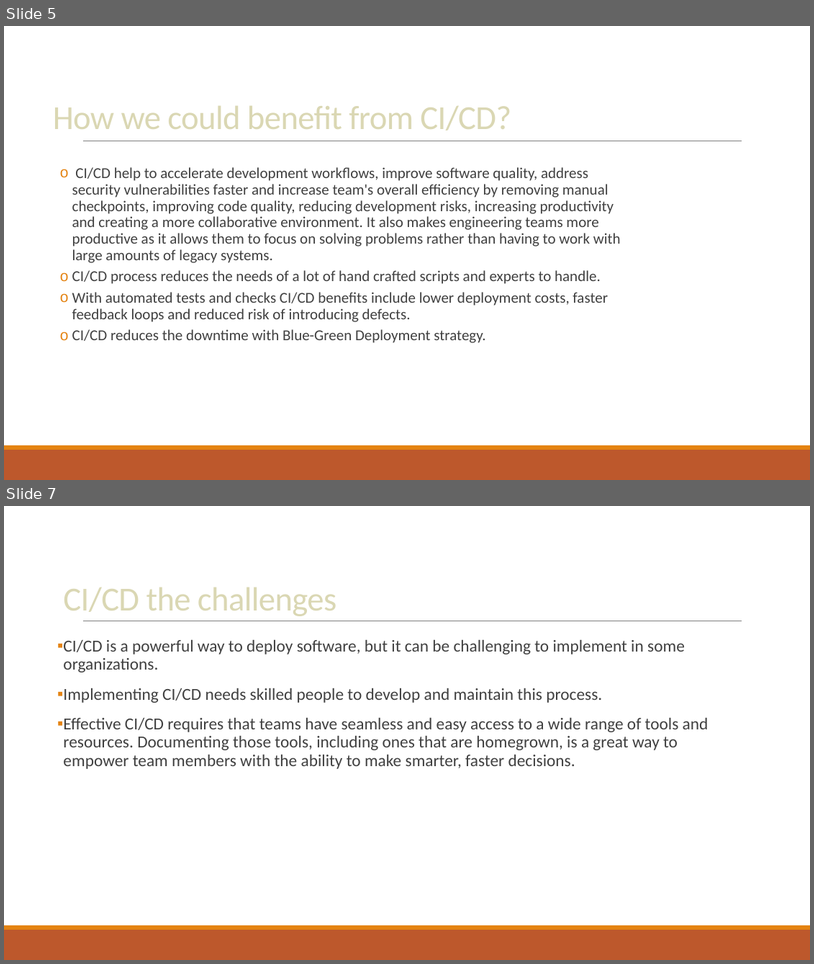
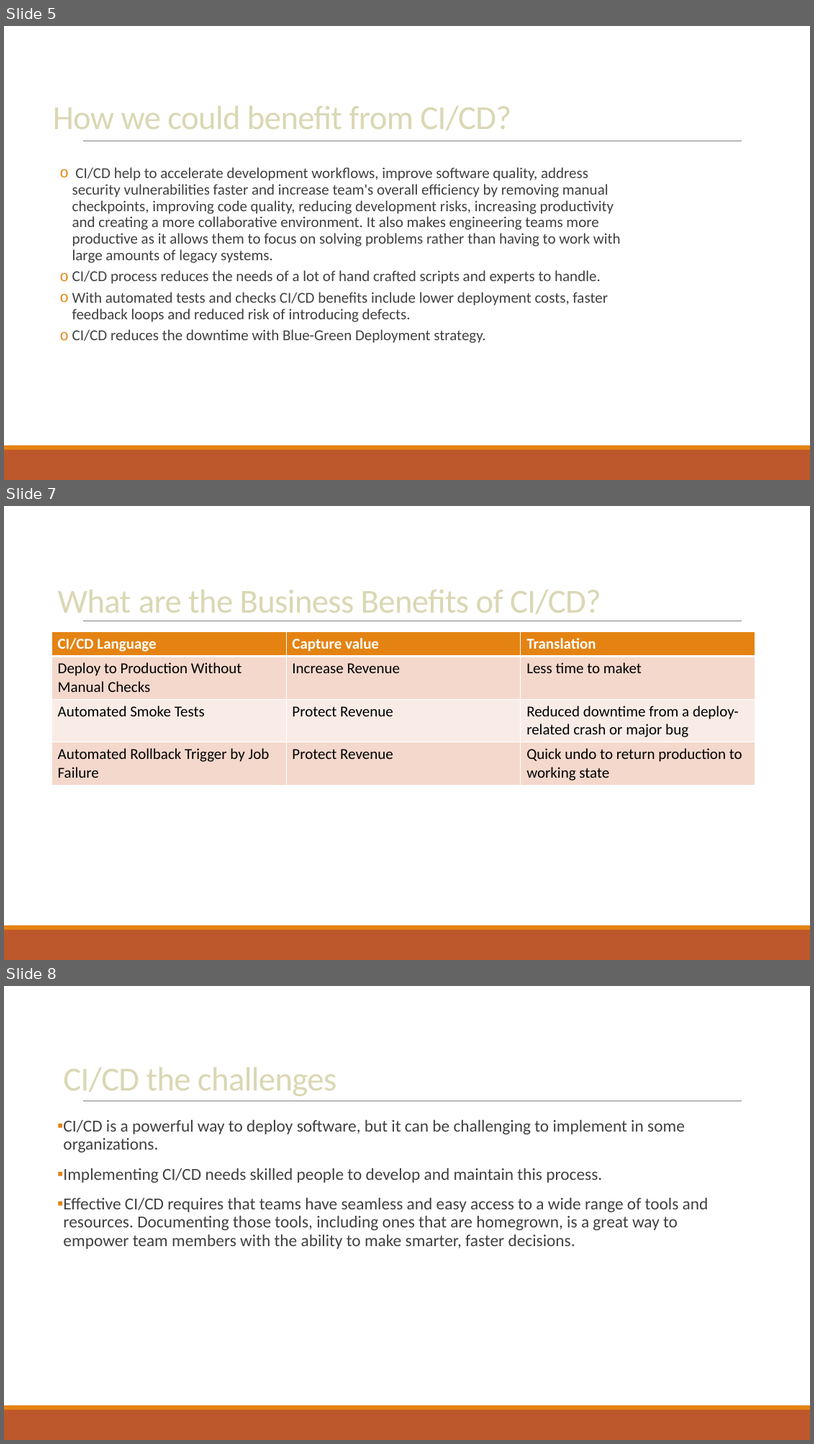
Before and after one commit to nguyentieuat/cdond-c3-projectstarter, a slide deck: instructions/my_screen_shot/presentation.pptx. Shown one above the other, each under a label of ours: slides 5 and 7 before the commit, slides 5, 7 and 8 after it; the slides between them are not shown. The pictures are 814x964 and 814x1444 pixels, drawn with LibreOffice and Linux fonts; fonts in the diff are those of the drawing. Boxes give left, top, right and bottom in pixels: in the first picture for what was removed or moved away, otherwise in the second. Text is boxed around its words. In the diff, an @@ line names an element or a change of style, - is before the commit and + after.

```diff
--- a/instructions/my_screen_shot/presentation.pptx
+++ b/instructions/my_screen_shot/presentation.pptx
@@ slide 7 added at (4,506,810,960), background #FFFFFF; not listed: 3 template elements that a slide beside it also shows @@
@@ title added at (58,590,602,621), 40 pt, text #DAD7B3 @@
+What are the Business Benefits of CI/CD?
@@ table added at (52,631,756,783), 4 rows, 3 columns @@
+CI/CD Language | Capture value | Translation
+Deploy to Production Without Manual Checks | Increase Revenue | Less time to maket
+Automated Smoke Tests | Protect Revenue | Reduced downtime from a deploy-related crash or major bug
+Automated Rollback Trigger by Job Failure | Protect Revenue | Quick undo to return production to working state
@@ what was slide 7 is now slide 8 @@
```
Also in this commit, not shown: 1 other slide added, 1 slide removed, 7 other files.
